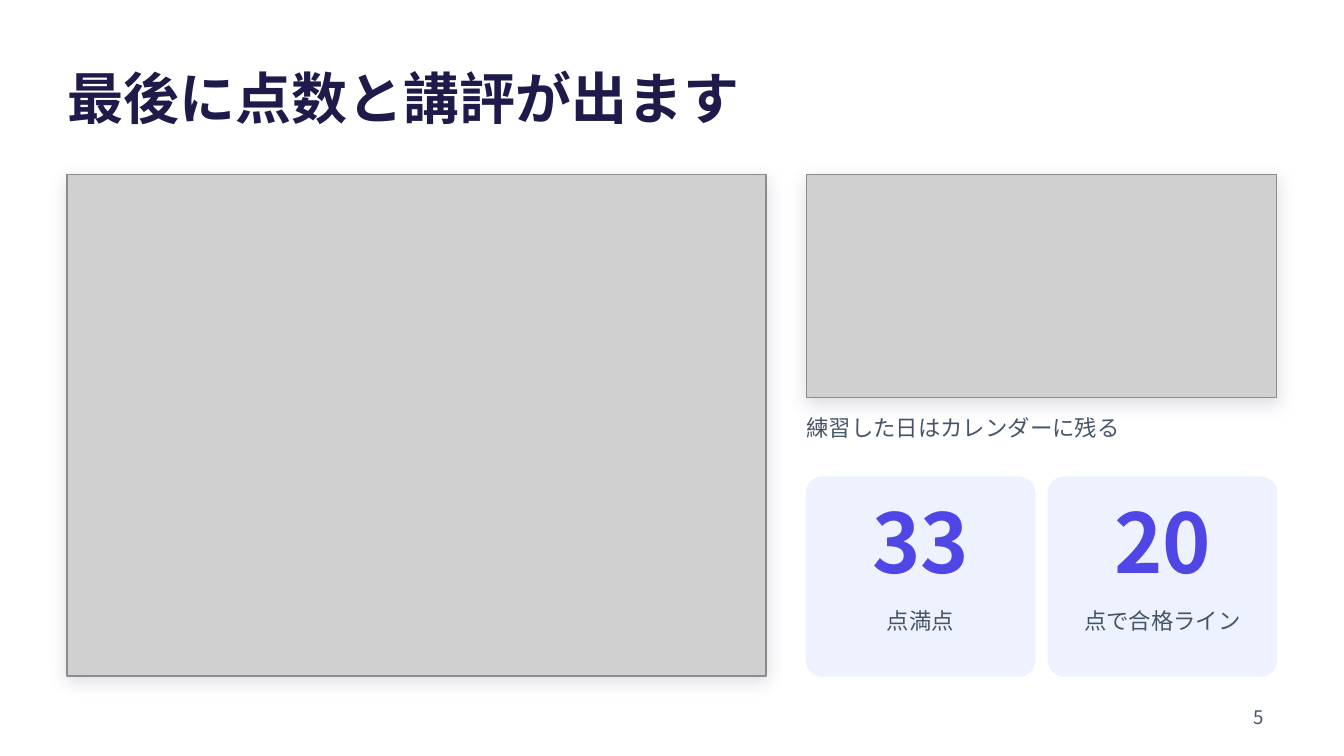
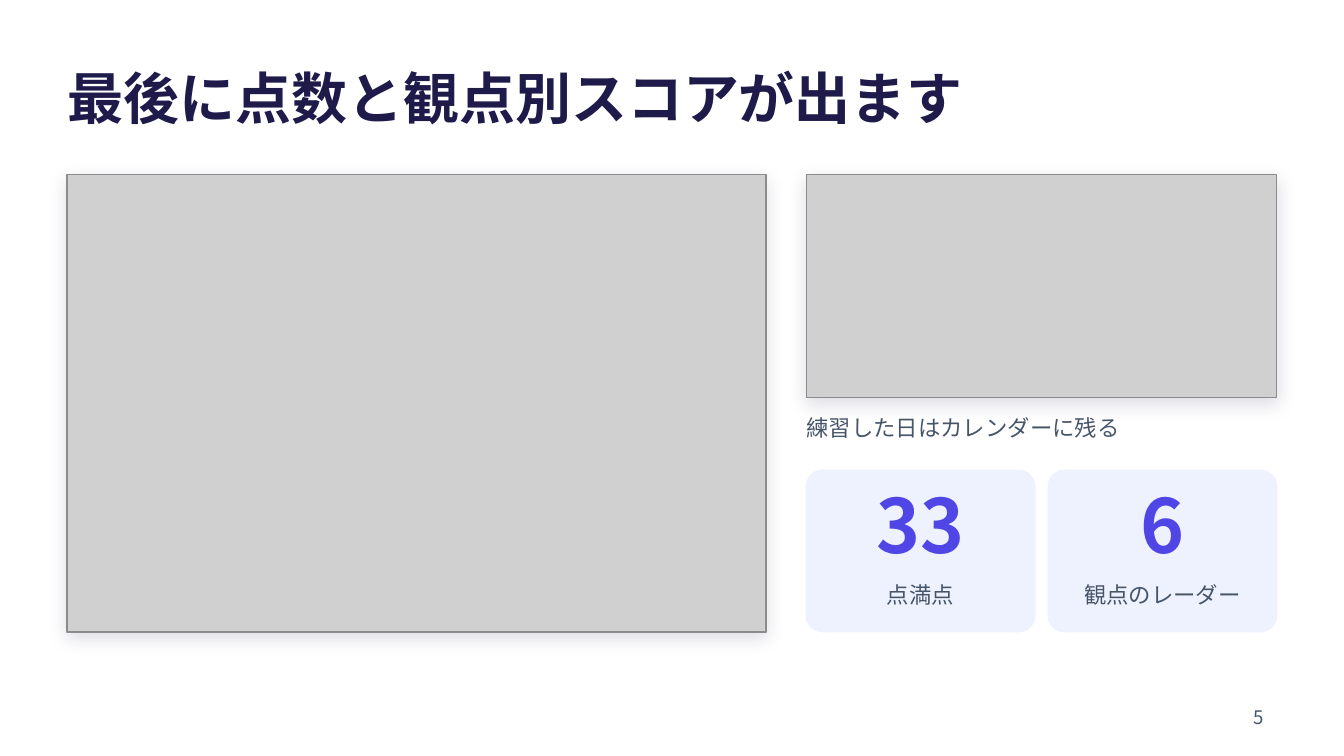
Before and after one commit to ohru131/eiken3r, a slide deck: slide 5 of docs/lt/eiken-interview-lt.pptx. Drawn at 1344x756 pixels with LibreOffice and Linux fonts; fonts in the diff are those of the drawing; grey boxes stand for pictures. Boxes give left, top, right and bottom in pixels: in the first picture for what was removed or moved away, otherwise in the second. Text is boxed around its words. In the diff, an @@ line names an element or a change of style, - is before the commit and + after.

```diff
--- a/docs/lt/eiken-interview-lt.pptx
+++ b/docs/lt/eiken-interview-lt.pptx
@@ title at <box>67,70,963,125</box>: text changed @@
-最後に点数と講評が出ます
+最後に点数と観点別スコアが出ます
@@ picture: place and size @@
-picture at <box>67,175,766,676</box>
+picture at <box>67,175,766,632</box>
@@ rectangle: place and size @@
-rectangle at <box>67,175,766,676</box>
+rectangle at <box>67,175,766,632</box>
@@ text "33": place and size @@
-text "33" at <box>872,511,969,574</box>
+text "33" at <box>877,496,965,554</box>
@@ text "33" at <box>877,496,965,554</box>: size 44 to 40 pt @@
@@ rounded rectangle: place and size @@
-rounded rectangle at <box>806,477,1035,676</box>
+rounded rectangle at <box>806,470,1035,632</box>
@@ rounded rectangle at <box>806,470,1035,632</box>: proportions changed @@
@@ rounded rectangle at <box>1048,470,1277,632</box>: proportions changed @@
@@ rounded rectangle: place and size @@
-rounded rectangle at <box>1048,477,1277,676</box>
+rounded rectangle at <box>1048,470,1277,632</box>
@@ text at <box>1140,496,1184,554</box>: text changed; size 44 to 40 pt @@
-20
+6
@@ text "点満点": place and size @@
-text "点満点" at <box>887,610,954,631</box>
+text "点満点" at <box>887,584,954,605</box>
@@ text at <box>1084,584,1241,605</box>: text changed @@
-点で合格ライン
+観点のレーダー
```
Also in this commit, not shown: 1 other slide changed, 2 slides added.
